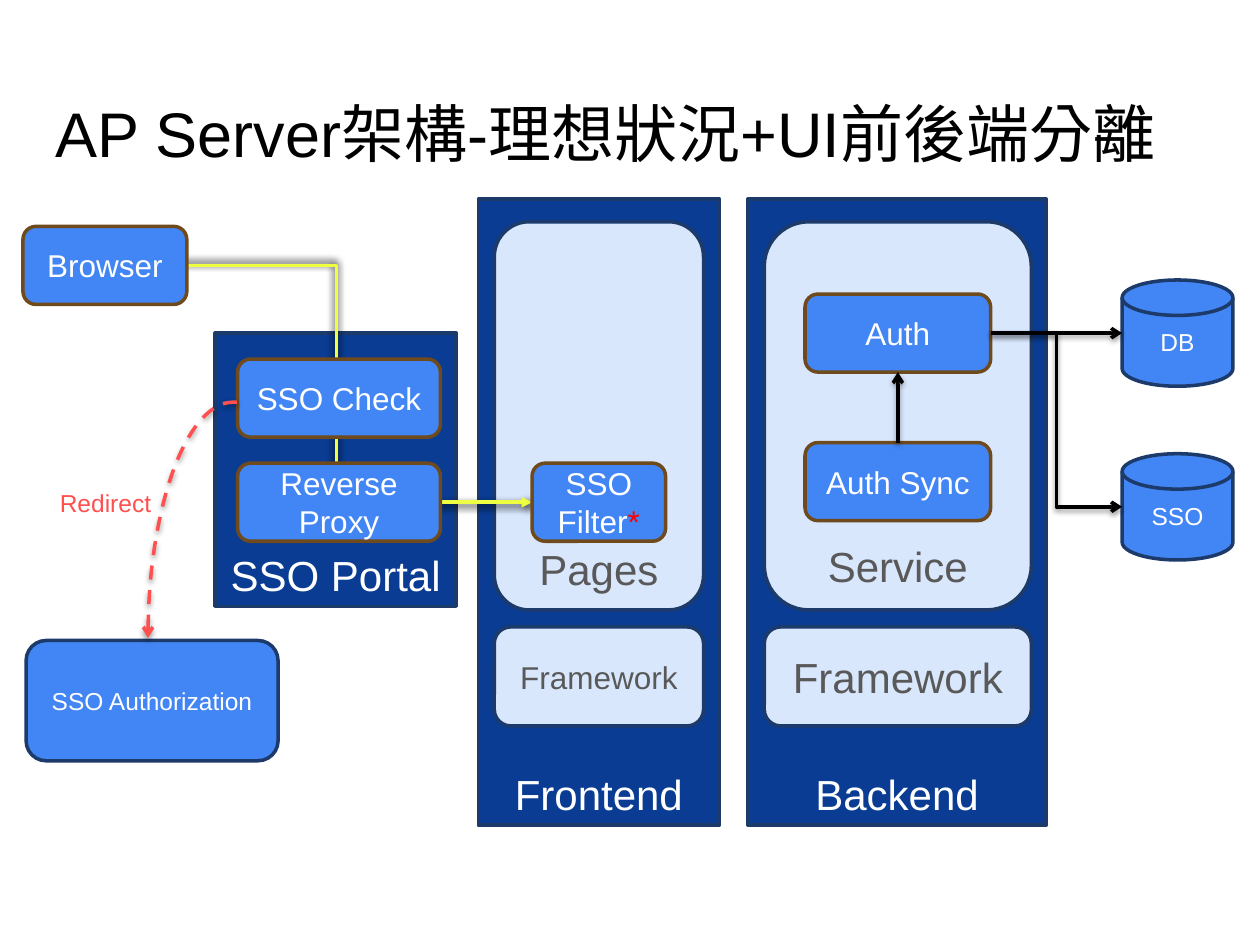
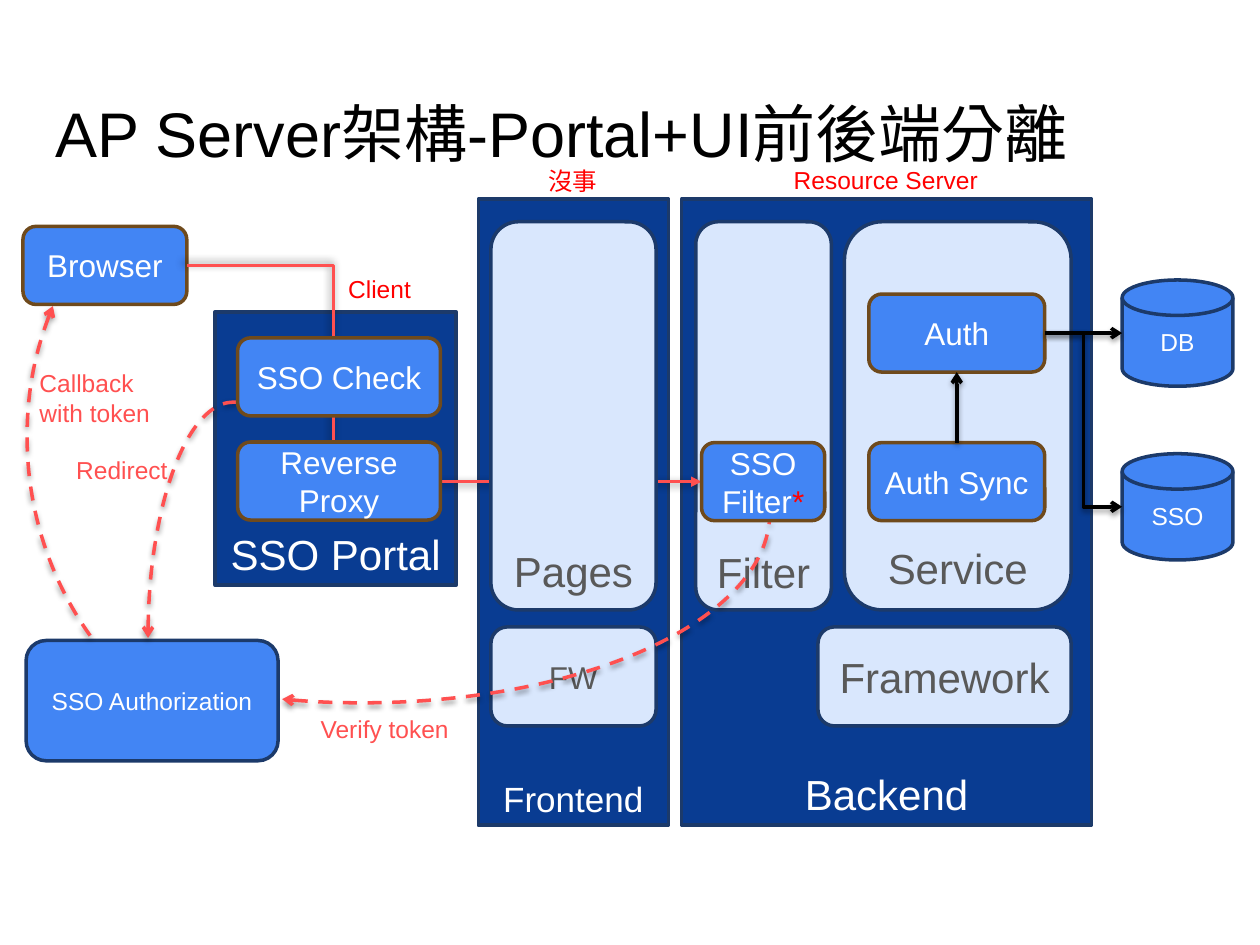
Before and after one commit to Sevenflanks/jcconf-2024-sso-flow-demo, a slide deck: slide 23 of JCC24_slide_Rhys.pptx (slide 22 before the commit). Drawn at 1260x945 pixels with LibreOffice and Linux fonts; fonts in the diff are those of the drawing; background and template pictures are left out. Boxes give left, top, right and bottom in pixels: in the first picture for what was removed or moved away, otherwise in the second. Text is boxed around its words. In the diff, an @@ line names an element or a change of style, - is before the commit and + after.

```diff
--- a/JCC24_slide_Rhys.pptx
+++ b/JCC24_slide_Rhys.pptx
@@ arc (boxed as its full ellipse) added at (28, 106, 659, 767), outline #FF5050 2 pt dashed @@
@@ title at (56, 107, 1068, 163): text changed @@
-AP Server架構-理想狀況+UI前後端分離
+AP Server架構-Portal+UI前後端分離
@@ text added at (548, 169, 597, 192), 14 pt, text #FF0000 @@
+沒事
@@ text added at (794, 172, 977, 190), 14 pt, text #FF0000 @@
+Resource Server
@@ rectangle "Frontend": place and size @@
-rectangle "Frontend" at (479, 199, 719, 825)
+rectangle "Frontend" at (479, 199, 669, 825)
@@ rectangle "Frontend" at (479, 199, 669, 825): size 24 to 20 pt @@
@@ rectangle "Backend": place and size @@
-rectangle "Backend" at (748, 199, 1047, 825)
+rectangle "Backend" at (682, 199, 1091, 825)
@@ rounded rectangle "Pages": place and size @@
-rounded rectangle "Pages" at (494, 222, 703, 610)
+rounded rectangle "Pages" at (491, 222, 656, 610)
@@ rounded rectangle added at (696, 222, 832, 610), fill #D9E7FD, outline #1D3A6B 2 pt, 24 pt, text #595959 @@
+Filter
@@ rounded rectangle "Service": place and size @@
-rounded rectangle "Service" at (765, 222, 1032, 610)
+rounded rectangle "Service" at (844, 222, 1071, 610)
@@ elbow arrow moved from (186, 266) - (532, 503) to (186, 266) - (702, 481) @@
@@ elbow arrow (186, 266) - (702, 481): stroke #EEFF41 2 pt to #FF5050 2 pt @@
@@ text added at (348, 280, 411, 299), 14 pt, text #FF0000 @@
+Client
@@ rounded rectangle "Auth": place and size @@
-rounded rectangle "Auth" at (805, 294, 990, 372)
+rounded rectangle "Auth" at (869, 294, 1046, 372)
@@ arc (boxed as its full ellipse) added at (0, 324, 770, 703), outline #FF5050 2 pt dashed @@
@@ elbow arrow moved from (990, 333) - (1123, 507) to (1045, 333) - (1123, 507) @@
@@ arrow moved from (990, 333) - (1123, 333) to (1045, 333) - (1123, 333) @@
@@ text added at (39, 374, 150, 422), 14 pt, text #FF5050 @@
+Callback
+with token
@@ arrow moved from (898, 442) - (898, 372) to (956, 442) - (956, 372) @@
@@ text "Redirect": place and size @@
-text "Redirect" at (60, 494, 151, 513)
+text "Redirect" at (76, 461, 167, 479)
@@ 2 rounded rectangles, 1 rectangle: place and size @@
-2 rounded rectangles, 1 rectangle at (215, 333, 456, 606)
+2 rounded rectangles, 1 rectangle at (215, 312, 456, 586)
@@ rounded rectangle "SSO Filter*": place and size @@
-rounded rectangle "SSO Filter*" at (532, 464, 665, 542)
+rounded rectangle "SSO Filter*" at (702, 442, 825, 520)
@@ rounded rectangle "Auth Sync": place and size @@
-rounded rectangle "Auth Sync" at (805, 442, 990, 520)
+rounded rectangle "Auth Sync" at (869, 442, 1046, 520)
@@ rounded rectangle "FW": place and size @@
-rounded rectangle "FW" at (494, 627, 703, 727)
+rounded rectangle "FW" at (491, 627, 656, 727)
@@ rounded rectangle "Framework": place and size @@
-rounded rectangle "Framework" at (765, 627, 1032, 727)
+rounded rectangle "Framework" at (818, 627, 1071, 727)
@@ text in rounded rectangle at (549, 666, 598, 689): text changed @@
-Framework
+FW
@@ text added at (321, 720, 449, 743), 14 pt, text #FF5050 @@
+Verify token
```
Also in this commit, not shown: 8 other slides changed, 3 slides added.
